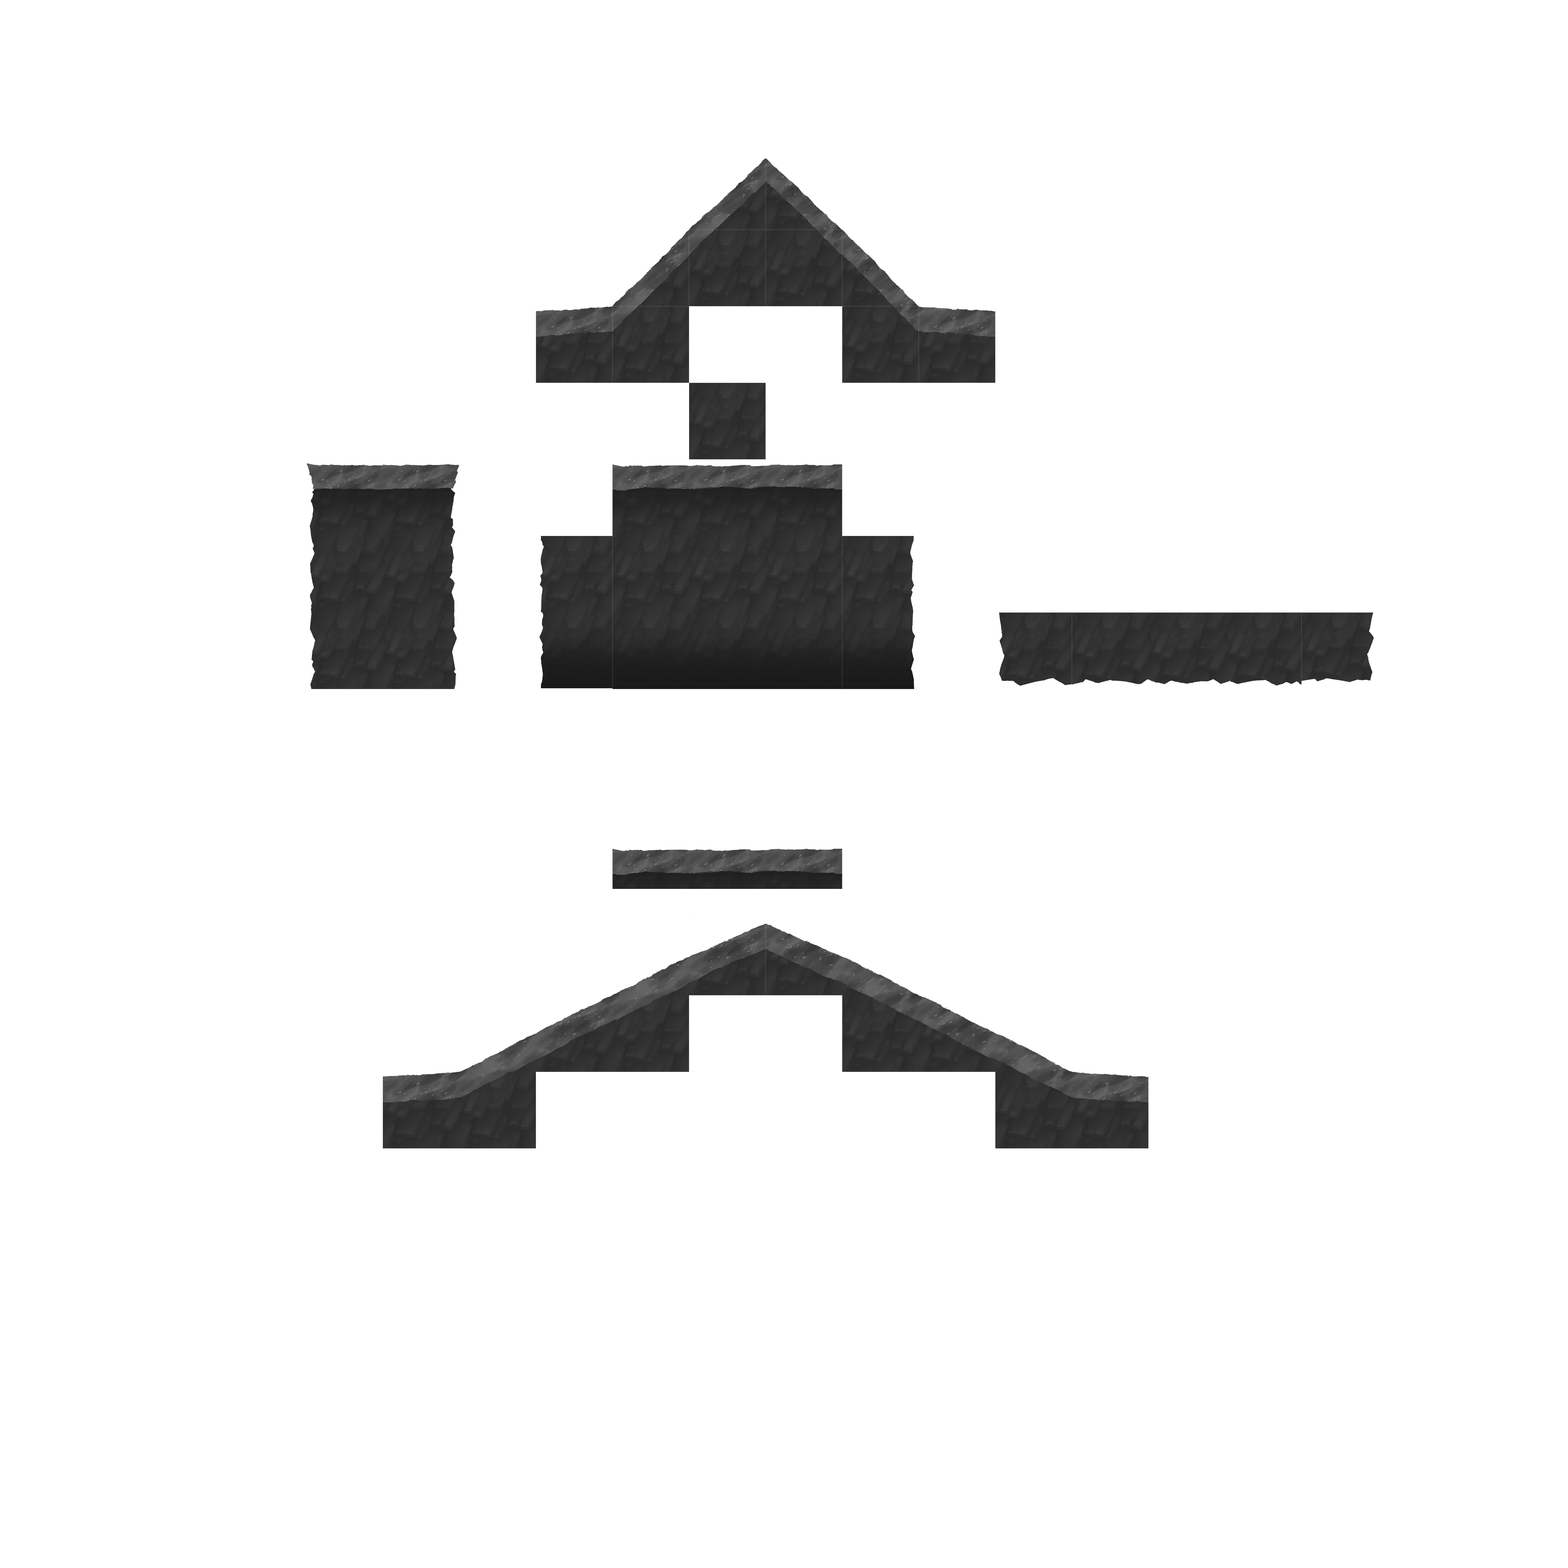
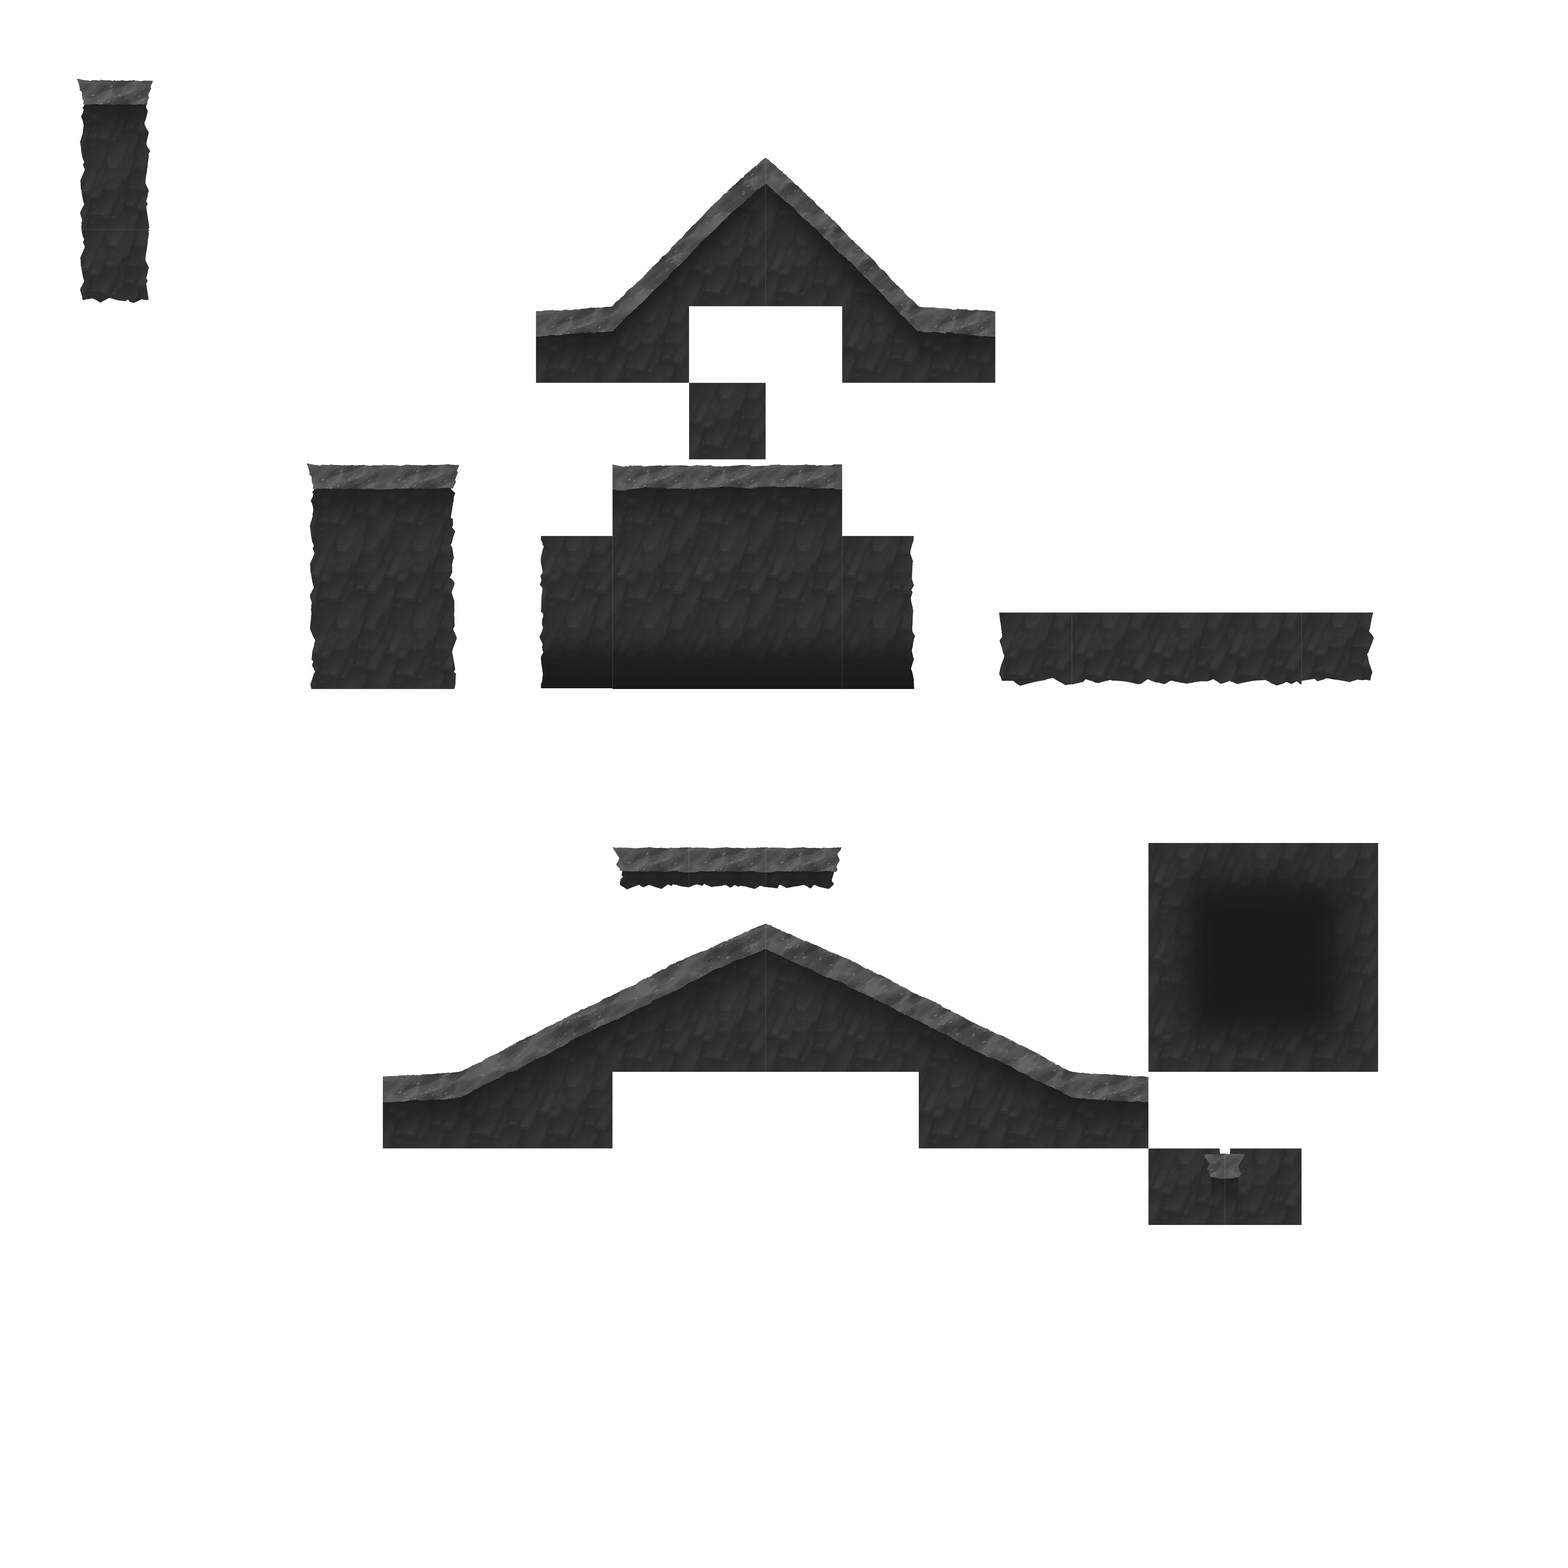
Two versions of the same layered image (1568px x 1568px). Layer-by-layer changes:
removed layer "ramp_left30" over bbox(765, 948, 1149, 1149)
removed layer "ramp_right30" over bbox(382, 918, 766, 1149)
removed layer "ramp_blend_right" over bbox(918, 306, 996, 383)
removed layer "ramp_blend_left" over bbox(535, 306, 613, 383)
removed layer "corner_ramp_left copy" over bbox(612, 306, 690, 383)
removed layer "corner_ramp_left" over bbox(689, 229, 766, 307)
removed layer "ramp_right" (1st of 2) over bbox(612, 229, 690, 307)
removed layer "ramp_left" (1st of 2) over bbox(842, 229, 919, 307)
removed layer "right copy" over bbox(842, 306, 919, 383)
removed layer "right" over bbox(765, 229, 843, 307)
renamed "placeholders" to "Layer 2", showed it, painted on it over bbox(76, 78, 1379, 1225)
removed layer "ramp_left" (2nd of 2) over bbox(765, 158, 843, 230)
removed layer "ramp_right" (2nd of 2) over bbox(689, 158, 766, 230)
removed layer "Main_TerrainPlatformBottomEdgeLeft" over bbox(1000, 661, 1003, 667)
removed layer "Main_TerrainEdgeBottomLeft" over bbox(540, 538, 542, 684)
removed layer "Main_TerrainBig copy 2" over bbox(612, 847, 843, 889)